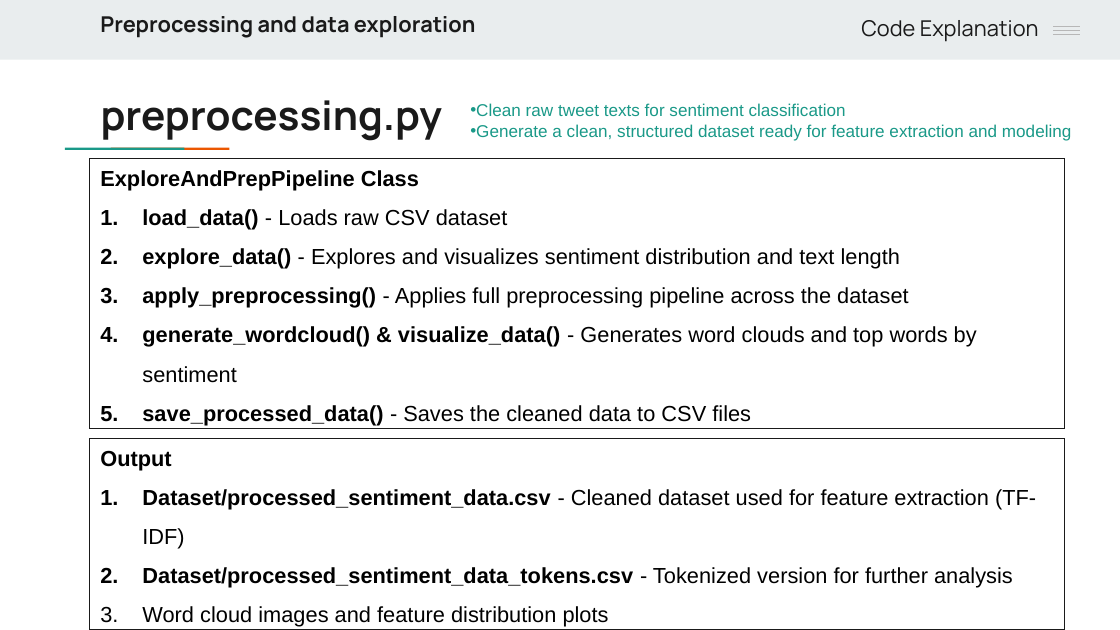
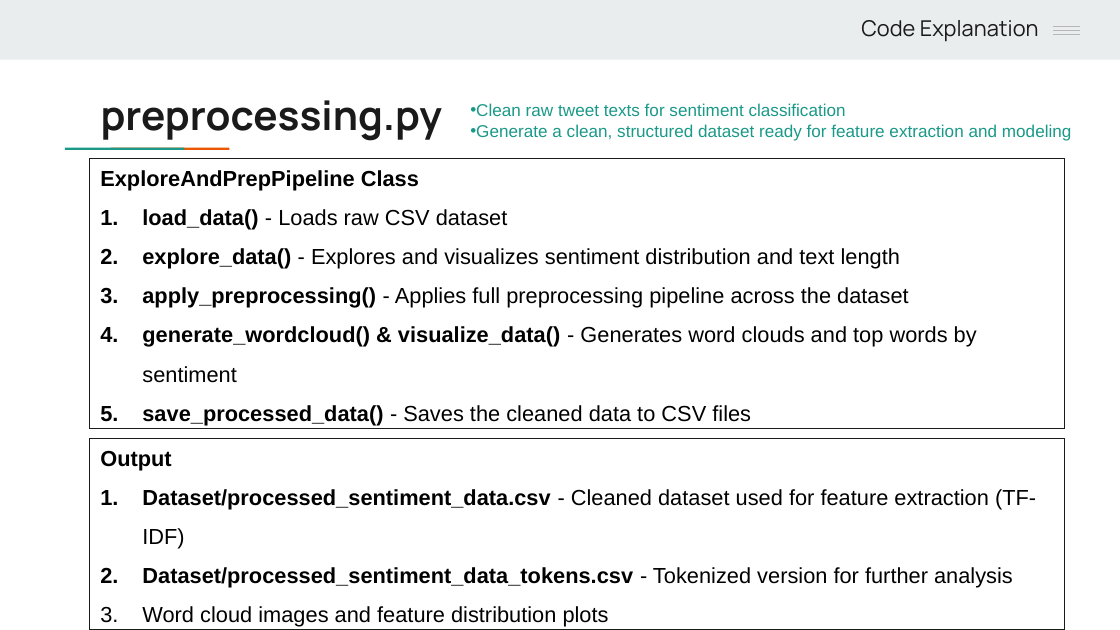
Before and after one commit to handamn/Nawatech-Machine_Learning_Engineer, a slide deck: slide 38 of task_2/Case2 Presentation.pptx (slide 11 before the commit). Drawn at 1120x630 pixels with LibreOffice and Linux fonts; fonts in the diff are those of the drawing. Boxes give left, top, right and bottom in pixels: in the first picture for what was removed or moved away, otherwise in the second. Text is boxed around its words. In the diff, an @@ line names an element or a change of style, - is before the commit and + after.

Commit message:
update ppt

```diff
--- a/task_2/Case2 Presentation.pptx
+++ b/task_2/Case2 Presentation.pptx
@@ text removed at <box>100,16,475,38</box> @@
-Preprocessing and data exploration
```
Also in this commit, not shown: 1 other slide changed, 28 slides added, 1 slide removed, 1 other file.
